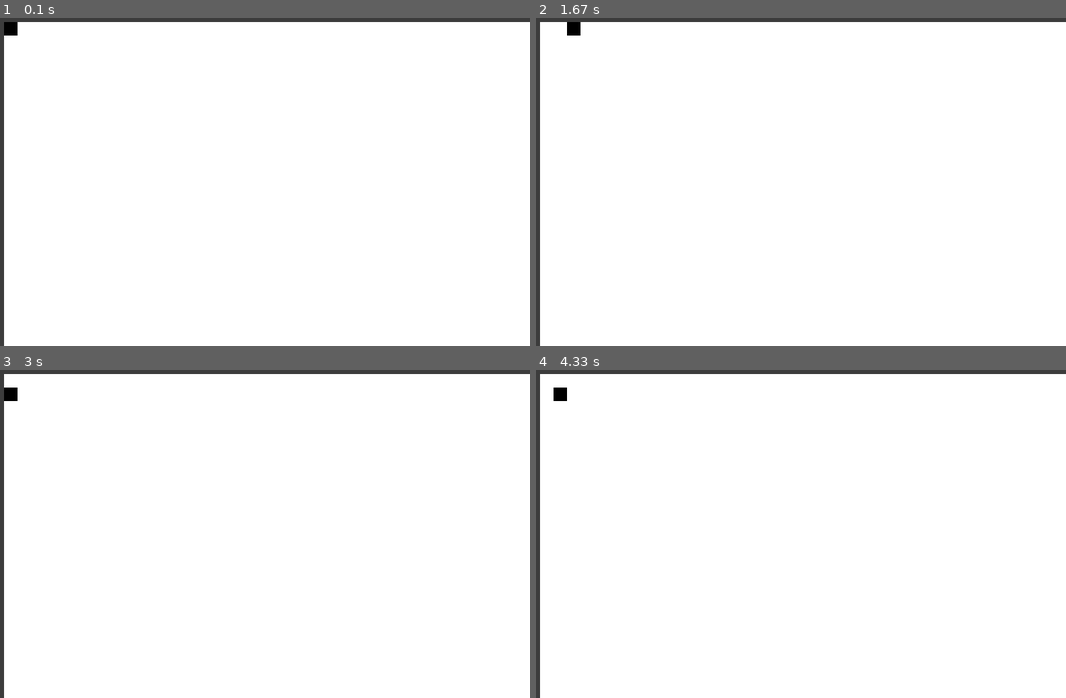
Above: before the commit, frames 1-4 (two rows, left to right).
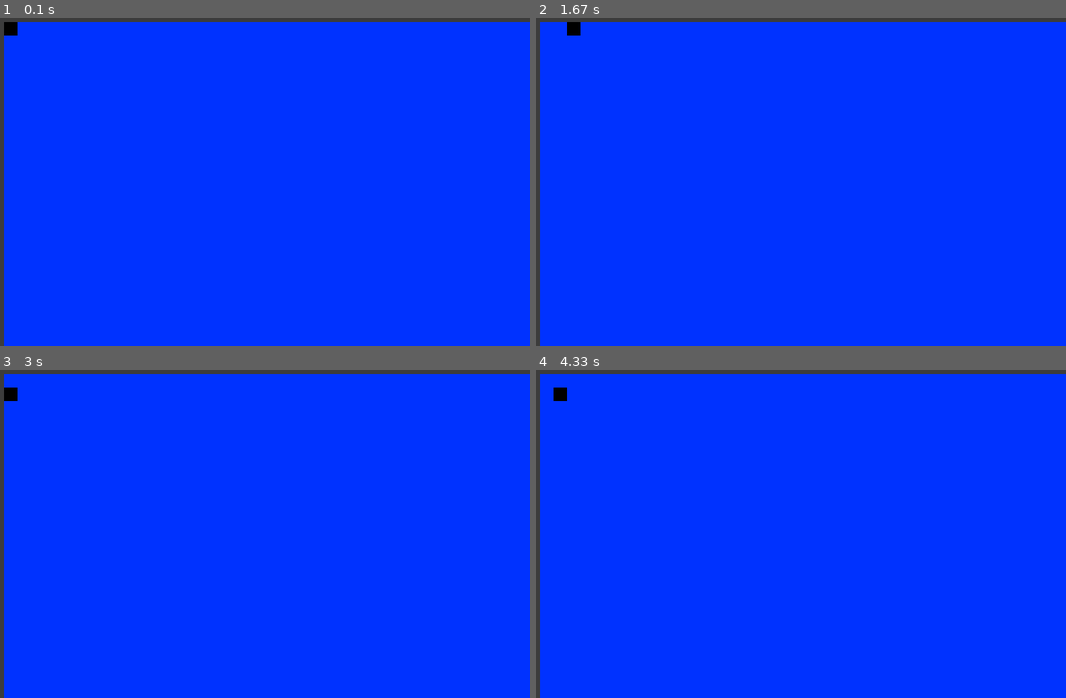
Above: after the commit, the same moments.

Repository: PygameProjects/OpenSource_rpg
Game: pygame game, started from PyGame/main.py
Same seed, same stepped clock (60 frames per second), same inputs: the game is played once before the commit and once after it.
Inputs:
- Up to frame 1 (0.1 s): no input
- Up to frame 2 (1.67 s): hold Right 0.33-0.8 s; hold Right 1.17-1.63 s
- Up to frame 3 (3 s): hold Left 1.67-2.2 s; hold Down 2.23-2.53 s; hold Left 2.57-2.97 s
- Up to frame 4 (4.33 s): hold Up 3-3.37 s; hold Right 3.4-4.03 s; hold Down from 4.07 s (still down)

The runs differ from the first frame. In frame 1, 98% of the frame differs, in the area x 0-100%, y 1-100%; in frame 2, 98%; in frame 3, 98%; in frame 4, 98%.

Commit message:
Working on camera

Diff:
--- a/PyGame/game.py
+++ b/PyGame/game.py
@@ -26,13 +26,12 @@
         player_x, player_y = 1, 1
         self.player = Player(player_x, player_y, player_width, player_height, tile_size)
 
+        # Set the game environment
         self.background = background
-
         self.screen_width, self.screen_height = screen_width, screen_height
-
         self.tile_size = tile_size
-
         self.tiles = self.read_mapfile('map.txt')
+        self.camerax, self.cameray = 0, 0
 
     def read_mapfile(self, filename):
         """
@@ -97,12 +96,19 @@
 
             # Drawing
             self.screen.fill(self.background)
-            self.draw_room(self.tiles, self.screen)
+            mapsurf = pygame.Surface((self.screen_width, self.screen_height))
+            mapsurf.fill(BLUE)
+
+            # Update and draw room
+            self.draw_room(self.tiles, mapsurf)
 
             # Update and draw player
-            self.player.draw(self.screen)
+            self.player.draw(mapsurf)
 
             # Update the display
+            mapsurf_rect = mapsurf.get_rect()
+            mapsurf_rect.center = (int(self.screen_width / 2) + self.camerax, int(self.screen_height / 2) - self.cameray)
+            self.screen.blit(mapsurf, mapsurf_rect)
             pygame.display.flip()
 
             # Set fps clock to 60 frames per second
